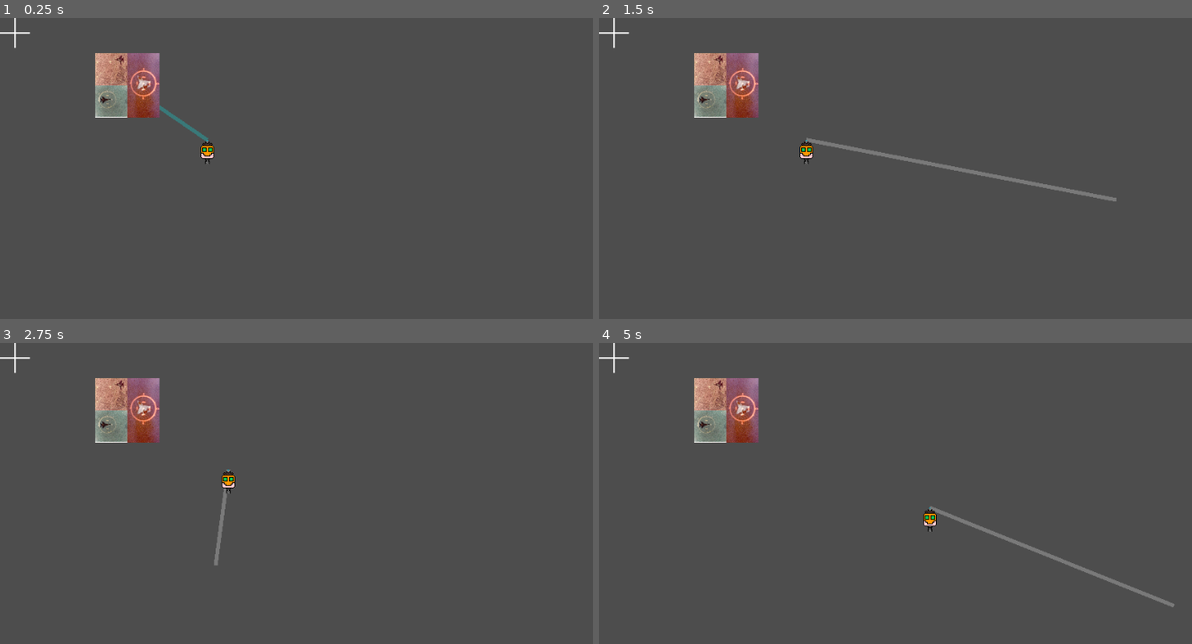
Above: before the commit, frames 1-4 (two rows, left to right).
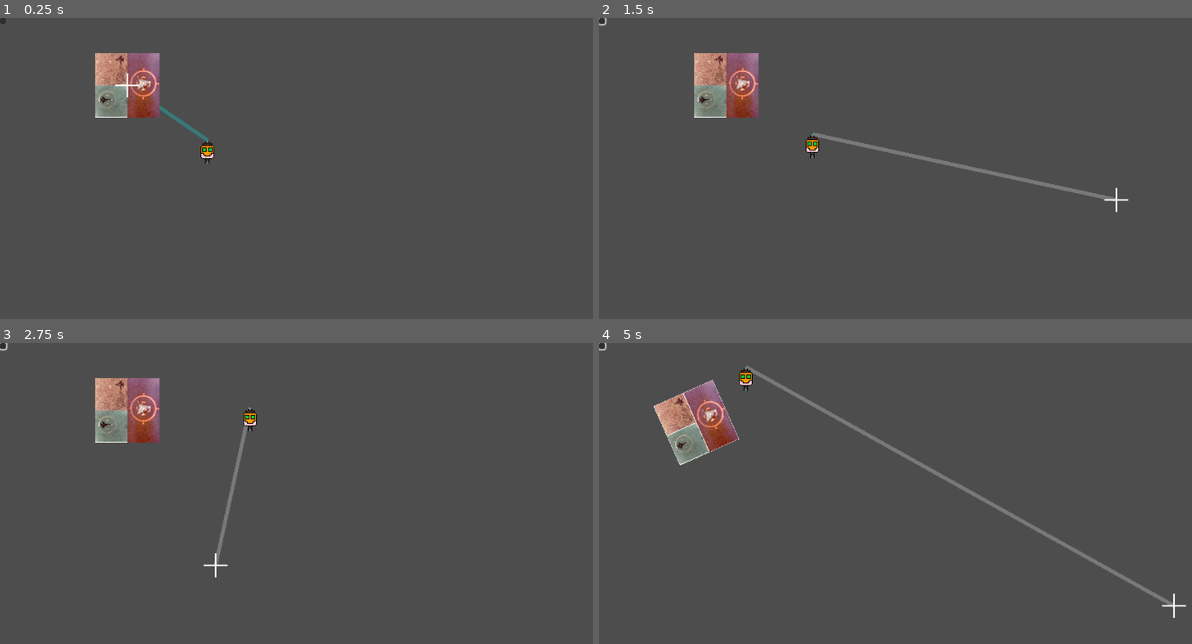
Above: after the commit, the same moments.

Repository: g5works/ghoststation
Game: Godot game, scene res://root.tscn
Same seed, same stepped clock (60 frames per second), same inputs: the game is played once before the commit and once after it.
Inputs (mouse positions are in pixels of both pictures, inside the frame that each line leads up to):
- Up to frame 1 (0.25 s): no input
- Up to frame 2 (1.5 s): click (604, 21) at 0.52 s; tap Enter at 1.25 s; move the mouse to (1114, 198) at 1.27 s; hold D (RCS Fire Right) from 1.28 s (still down); tap Space (RCS Fire) at 1.35 s
- Up to frame 3 (2.75 s): move the mouse to (213, 565) at 2.02 s; release D (RCS Fire Right) at 2.03 s; hold S (RCS Fire Down) from 2.03 s (still down); click (213, 565) at 2.1 s; tap Space (RCS Fire) at 2.3 s
- Up to frame 4 (5 s): move the mouse to (1031, 457) at 2.77 s; release S (RCS Fire Down) at 2.78 s; hold D (RCS Fire Right) 2.78-3.53 s; tap Space (RCS Fire) at 2.85, 3.6, 4.55 s; move the mouse to (925, 625) at 3.52 s; hold W (RCS Fire Up) 3.53-4.28 s; move the mouse to (1174, 604) at 4.27 s; press the mouse at (1174, 604) at 4.28 s; hold A (RCS Fire Left) from 4.28 s (still down)

The runs differ from the first frame. In frame 1, 0.1% of the frame differs, in the area x 0-24%, y 0-27%; in frame 2, 1.2%; in frame 3, 0.7%; in frame 4, 5.3%, in the area x 0-100%, y 0-92%.

Commit message:
add cursor

Diff:
--- a/Player.gd
+++ b/Player.gd
@@ -1,4 +1,6 @@
 extends RigidBody2D
+
+signal object_selected(position: Vector2, mass: float);
 
 @onready var line := get_parent().get_node("indicator") as Line2D
 @onready var striker := get_parent().get_node("striker") as RayCast2D;
@@ -7,7 +9,7 @@
 var button_force = Vector2(0,0);
 var physics_force = Vector2(0,0);
 var forcable = false
-var castresult: Object = null;
+var castresult: RigidBody2D = null;
 
 func _init():
 	pass
@@ -30,22 +32,25 @@
 	else:
 		line.default_color = Color(1,1,1, 0.25);
 
-	if Input.is_action_pressed("RCS Fire Down"):
-		button_force.y = 30000;
-	elif Input.is_action_pressed("RCS Fire Up"):
-		button_force.y = -30000;
-	elif Input.is_action_pressed("RCS Fire Left"):
-		button_force.x = -30000;
-	elif Input.is_action_pressed("RCS Fire Right"):
-		button_force.x = 30000;
-	else:
-		button_force = Vector2(0,0);
+	#if Input.is_action_pressed("RCS Fire Down"):
+		#button_force.y = 30000;
+	#elif Input.is_action_pressed("RCS Fire Up"):
+		#button_force.y = -30000;
+	#elif Input.is_action_pressed("RCS Fire Left"):
+		#button_force.x = -30000;
+	#elif Input.is_action_pressed("RCS Fire Right"):
+		#button_force.x = 30000;
+	#else:
+		#button_force = Vector2(0,0);
 
 	if castresult != null:
 		line.points[1] = castresult.global_position;
+		object_selected.emit(castresult.global_position, castresult.mass);
+		print(castresult.mass)
 
 	else:
 		line.points[1] = line.get_local_mouse_position();
+
 
 	#
 	#var dir2mouse: Vector2 = global_position.direction_to(get_local_mouse_position())
@@ -59,6 +64,10 @@
 func _physics_process(delta):
 
 	apply_force(physics_force+button_force, Vector2(0,0));
+
+	if Input.is_action_just_pressed("RCS Fire"):
+		apply_impulse(100000*global_position.direction_to(get_local_mouse_position()), Vector2(0,0));
+
 
 	castresult = striker.get_collider();
 
--- /dev/null
+++ b/cursor.gd
@@ -0,0 +1,25 @@
+extends TextureRect
+
+var snapped = false;
+
+func _init():
+
+	pass
+
+func _process(delta):
+	if !snapped:
+		position = Vector2(get_global_mouse_position().x-16, get_global_mouse_position().y-16);
+	snapped = false;
+	pass;
+
+func _input(event):
+
+	pass;
+
+
+func _on_player_object_selected(position: Vector2, mass: float) -> void:
+	snapped = true;
+	self.position.x = position.x-16;
+	self.position.y = position.y-16;
+
+	pass # Replace with function body.
--- a/root.tscn
+++ b/root.tscn
@@ -1,9 +1,10 @@
-[gd_scene load_steps=7 format=3 uid="uid://wix7wxn4uwvp"]
+[gd_scene load_steps=8 format=3 uid="uid://wix7wxn4uwvp"]
 
 [ext_resource type="Texture2D" uid="uid://dumuis6t3vxei" path="res://crosshair.png" id="1_28aoi"]
 [ext_resource type="Texture2D" uid="uid://ckxpg71mrdc74" path="res://f15 death.jpeg" id="1_pq8q7"]
 [ext_resource type="Script" uid="uid://b3v1psetxex2x" path="res://Player.gd" id="1_pyidc"]
 [ext_resource type="Texture2D" uid="uid://br4xl7g66gc2n" path="res://Player.png" id="2_vvh5c"]
+[ext_resource type="Script" uid="uid://d2iexyrr38re1" path="res://cursor.gd" id="5_jnlp7"]
 
 [sub_resource type="RectangleShape2D" id="RectangleShape2D_pyidc"]
 size = Vector2(32, 32)
@@ -58,9 +59,17 @@
 offset_right = 40.0
 offset_bottom = 40.0
 
-[node name="TextureRect" type="TextureRect" parent="Control"]
+[node name="Cursor" type="TextureRect" parent="Control"]
 texture_filter = 1
 layout_mode = 0
-offset_right = 40.0
-offset_bottom = 40.0
+offset_right = 32.0
+offset_bottom = 32.0
 texture = ExtResource("1_28aoi")
+script = ExtResource("5_jnlp7")
+
+[node name="Button" type="Button" parent="Control"]
+layout_mode = 0
+offset_right = 8.0
+offset_bottom = 8.0
+
+[connection signal="object_selected" from="object/Player" to="Control/Cursor" method="_on_player_object_selected"]
Not shown, added: AirlockOutline.png.import
Not shown, added: cursor.gd.uid
